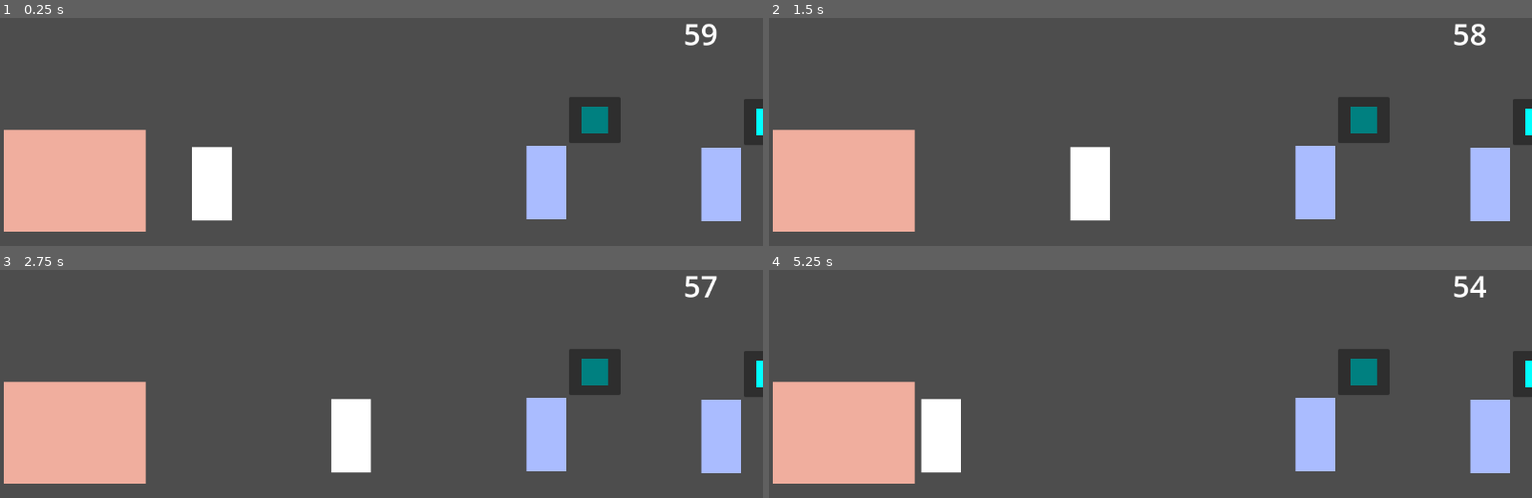
Above: before the commit, frames 1-4 (two rows, left to right).
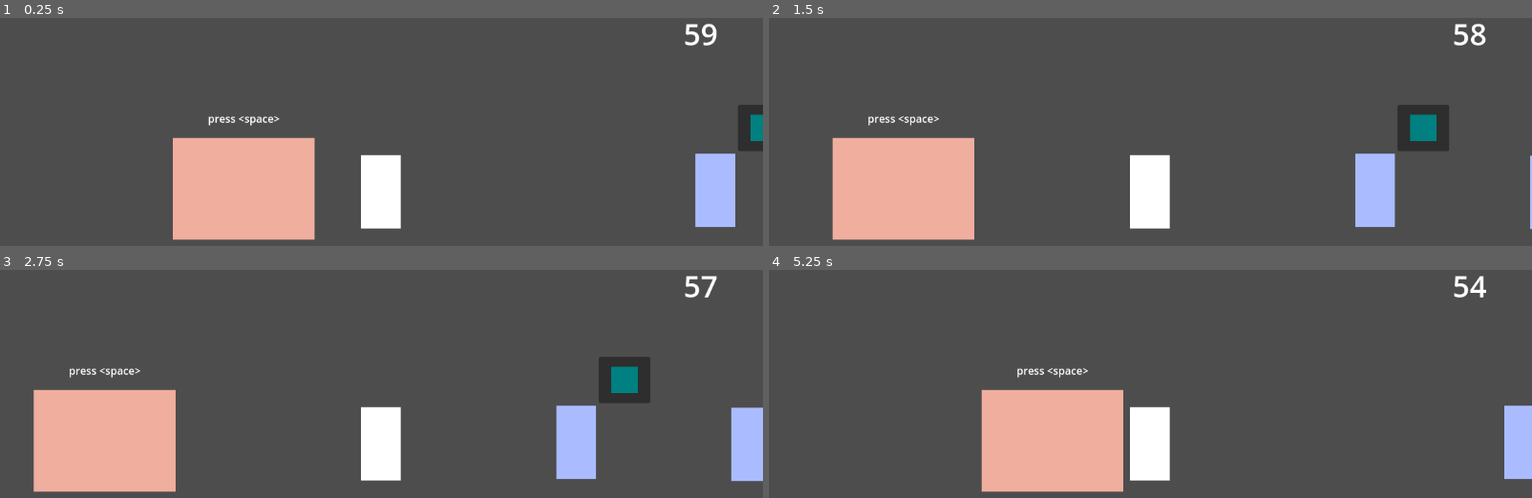
Above: after the commit, the same moments.

Repository: fNathan123/Ikadev2
Game: Godot game, scene res://game/game.tscn
Two runs of this game, one before a commit and one after it. Both use one fixed random seed, a clock stepped at 60 frames per second and the inputs below. The project has no main scene, so this scene is started directly.
Inputs:
- Up to frame 1 (0.25 s): no input
- Up to frame 2 (1.5 s): tap Space (interact) at 0.5, 1.35 s; hold Right (move_right) 0.53-1.28 s; hold Space (interact) 0.53-1.28 s; hold Left (move_left) from 1.28 s (still down)
- Up to frame 3 (2.75 s): tap Space (interact) at 2 s; release Left (move_left) at 2.03 s; hold Right (move_right) from 2.03 s (still down); hold Space (interact) from 2.03 s (still down)
- Up to frame 4 (5.25 s): release Space (interact) at 2.78 s; tap Space (interact) at 2.85, 3.5, 4.35 s; release Right (move_right) at 3.53 s; hold Space (interact) 3.53-4.28 s; hold Left (move_left) from 3.53 s (still down); hold Space (interact) from 5.03 s (still down)

The runs differ from the first frame. In frame 1, 23% of the frame differs, in the area x 0-100%, y 34-98%; in frame 2, 20%; in frame 3, 15%; in frame 4, 26%.
Error after the commit: Invalid access to property or key 'package_pool' on a base object of type 'Nil'. (res://game/truck/TruckModel.gd:9)

Commit message:
feat : add truck implementation
- add truck implementation
- modify actor and interactable

Diff:
--- a/game/Actor.gd
+++ b/game/Actor.gd
@@ -2,7 +2,7 @@
 
 extends Node2D
 
-var owned_package : Package;
+var owned_package : int;
 
-func set_owned_package(_package : Package) -> void:
+func set_owned_package(_package : int) -> void:
     pass;
--- a/game/Interactable.gd
+++ b/game/Interactable.gd
@@ -6,3 +6,6 @@
 
 func show_notification() -> void:
     pass;
+
+func hide_notification() -> void:
+    pass;
--- a/game/character/Character.gd
+++ b/game/character/Character.gd
@@ -12,6 +12,7 @@
 	await model.init_async();
 	var interaction_area : Area2D = get_node("Area2D");
 	interaction_area.area_entered.connect(on_area_entered);
+	interaction_area.area_exited.connect(on_area_exited);
 
 func _process(delta):
 	if model:
@@ -31,6 +32,13 @@
 		interactable.show_notification();
 		current_interactable = interactable;
 
+func on_area_exited(area : Area2D) -> void:
+	if area.get_parent() is Interactable:
+		var interactable : Interactable = area.get_parent();
+		interactable.hide_notification();
+		if current_interactable == interactable:
+			current_interactable = null;
+
 func interact()-> void:
 	if current_interactable:
 		current_interactable.interact(self);
--- a/game/character/nodes/character.tscn
+++ b/game/character/nodes/character.tscn
@@ -50,3 +50,5 @@
 [node name="CollisionShape2D" type="CollisionShape2D" parent="Area2D"]
 position = Vector2(-0.5, 0)
 shape = SubResource("RectangleShape2D_011pc")
+
+[node name="Camera2D" type="Camera2D" parent="."]
--- /dev/null
+++ b/game/truck/Truck.gd
@@ -0,0 +1,21 @@
+class_name Truck
+
+extends Interactable
+
+var model : TruckModel :
+    get:return model;
+
+@export var view : TruckView;
+
+func _ready():
+    model = TruckModel.new();
+    await model.init_async();
+
+func interact(_actor : Actor) -> void:
+    _actor.set_owned_package(model.get_package());
+
+func show_notification() -> void:
+    view.show_baloon();
+
+func hide_notification() -> void:
+    view.hide_baloon();
--- /dev/null
+++ b/game/truck/TruckModel.gd
@@ -0,0 +1,18 @@
+class_name TruckModel
+
+var package_id : Array[int] :
+    get: return package_id;
+
+func init_async() :
+    if(GameService.is_ready):
+        GameService.instance._init();
+    package_id = GameService.instance.data.package_pool;
+    package_id.shuffle();
+
+var last_package_idx = 0;
+func get_package()->int:
+    if last_package_idx >= package_id.size():
+        return -1;
+    var res = package_id[last_package_idx];
+    last_package_idx += 1;
+    return res;
--- /dev/null
+++ b/game/truck/TruckView.gd
@@ -0,0 +1,11 @@
+class_name  TruckView
+
+extends Node2D
+
+@export var label : Label;
+
+func show_baloon() -> void:
+    label.visible = true;
+
+func hide_baloon() -> void:
+    label.visible = false;
--- a/game/truck/nodes/truck.tscn
+++ b/game/truck/nodes/truck.tscn
@@ -1,4 +1,7 @@
-[gd_scene load_steps=3 format=3 uid="uid://bg8ii7p2vyxv6"]
+[gd_scene load_steps=5 format=3 uid="uid://bg8ii7p2vyxv6"]
+
+[ext_resource type="Script" uid="uid://hh13s5wyx15p" path="res://game/truck/Truck.gd" id="1_8hjvc"]
+[ext_resource type="Script" uid="uid://cub7muily51m6" path="res://game/truck/TruckView.gd" id="2_arhey"]
 
 [sub_resource type="RectangleShape2D" id="RectangleShape2D_yotm8"]
 size = Vector2(219, 157)
@@ -6,14 +9,27 @@
 [sub_resource type="RectangleShape2D" id="RectangleShape2D_cp8f1"]
 size = Vector2(348, 194)
 
-[node name="truck" type="Node2D"]
+[node name="truck" type="Node2D" node_paths=PackedStringArray("view")]
+script = ExtResource("1_8hjvc")
+view = NodePath("View")
 
-[node name="ColorRect" type="ColorRect" parent="."]
+[node name="View" type="Node2D" parent="." node_paths=PackedStringArray("label")]
+script = ExtResource("2_arhey")
+label = NodePath("Label")
+
+[node name="ColorRect" type="ColorRect" parent="View"]
 offset_left = -106.0
 offset_top = -82.0
 offset_right = 108.0
 offset_bottom = 72.0
 color = Color(0.939104, 0.683766, 0.618597, 1)
+
+[node name="Label" type="Label" parent="View"]
+offset_left = -53.0
+offset_top = -123.0
+offset_right = 56.0
+offset_bottom = -100.0
+text = "press <space>"
 
 [node name="RigidBody2D" type="RigidBody2D" parent="."]
 mass = 5000.0
Not shown, added: game/truck/Truck.gd.uid
Not shown, added: game/truck/TruckModel.gd.uid
Not shown, added: game/truck/TruckView.gd.uid
